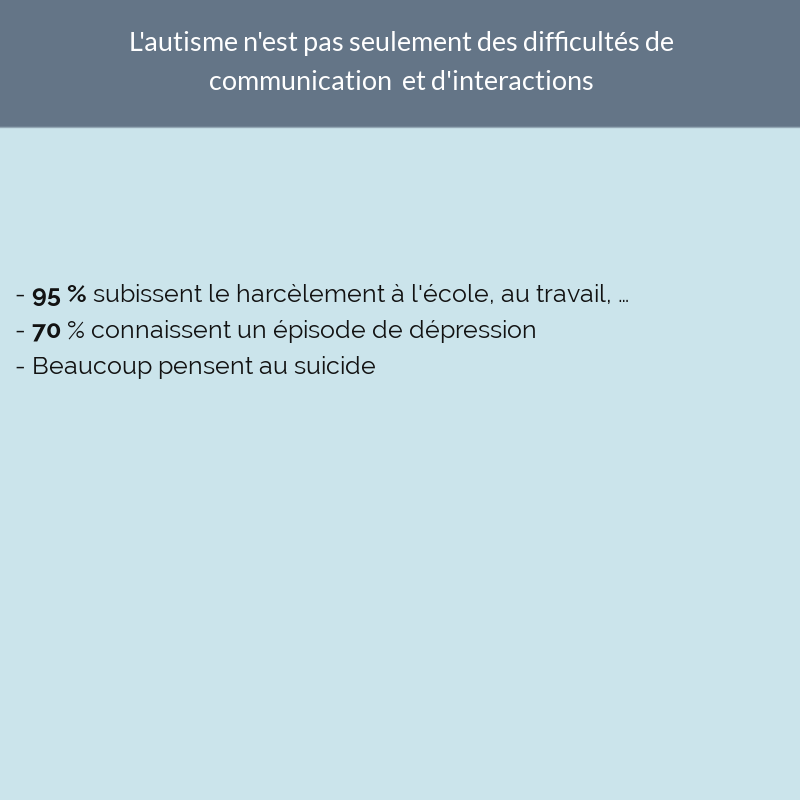
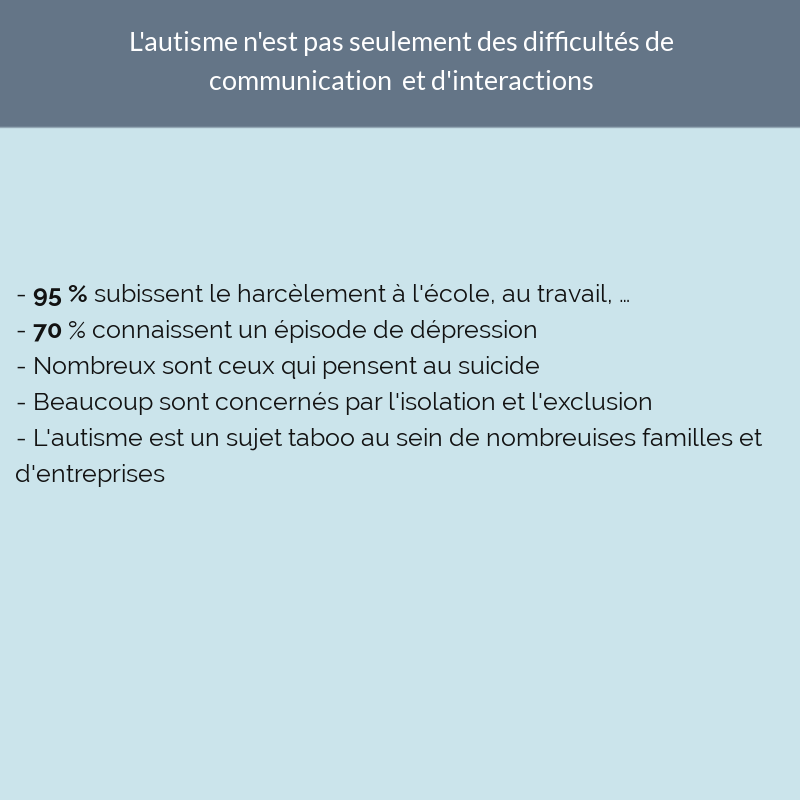
Layers edited between the first and the second 800x800 image:
painted on "- 95 % subissent le harcèlemen..." over [16, 284, 763, 487]
